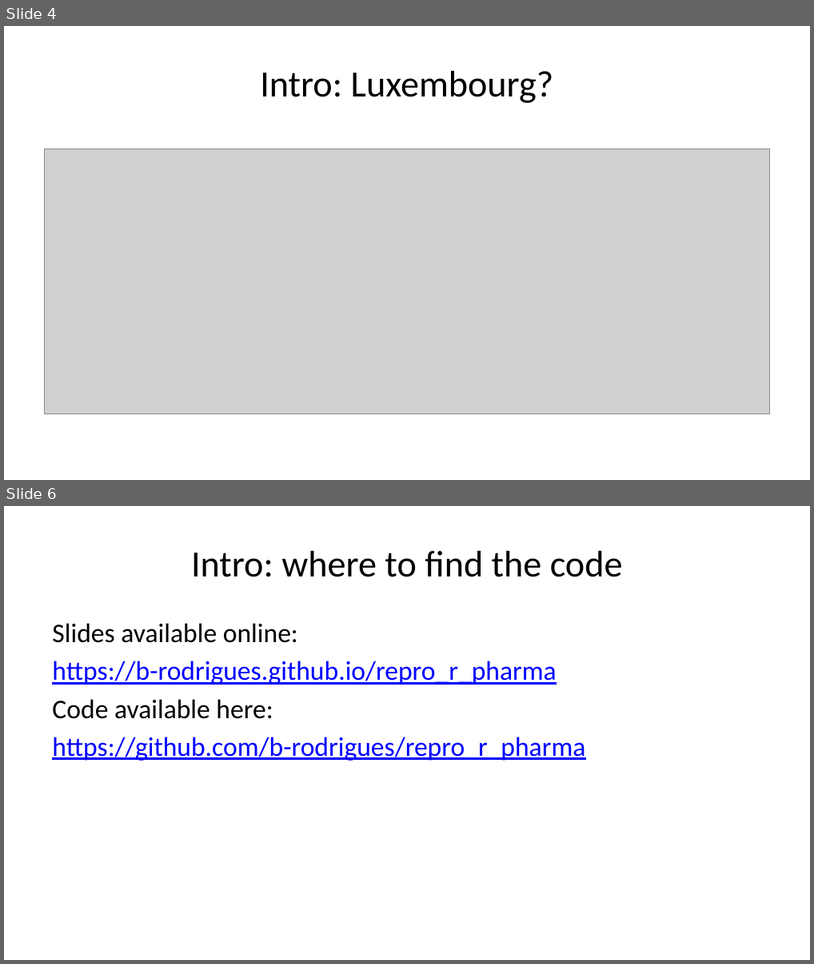
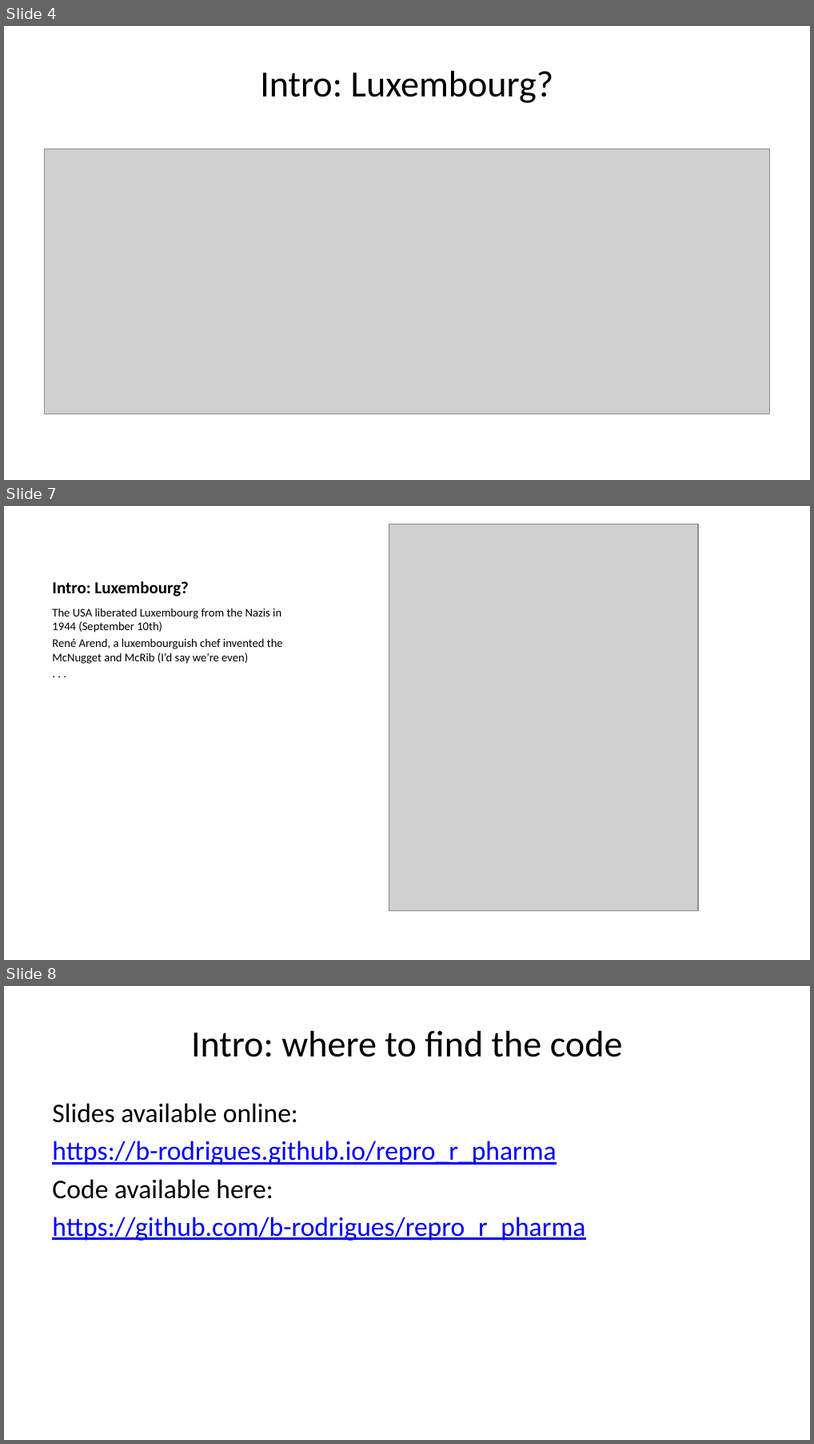
Before and after one commit to b-rodrigues/repro_r_pharma, a slide deck: docs/index.pptx. Shown one above the other, each under a label of ours: slides 4 and 6 before the commit, slides 4, 7 and 8 after it; the slides between them are not shown. The pictures are 814x964 and 814x1444 pixels, drawn with LibreOffice and Linux fonts; fonts in the diff are those of the drawing; grey boxes stand for pictures. Boxes give left, top, right and bottom in pixels: in the first picture for what was removed or moved away, otherwise in the second. Text is boxed around its words. In the diff, an @@ line names an element or a change of style, - is before the commit and + after.

```diff
--- a/docs/index.pptx
+++ b/docs/index.pptx
@@ slide 7 added at box(4, 506, 810, 960), background #FFFFFF @@
@@ picture added at box(390, 524, 698, 910) @@
@@ title added at box(52, 581, 189, 596), 15 pt, text #000000, bold @@
+Intro: Luxembourg?
@@ text added at box(52, 608, 283, 664), 10.5 pt, text #000000 @@
+The USA liberated Luxembourg from the Nazis in 1944 (September 10th)
+René Arend, a luxembourguish chef invented the McNugget and McRib (I’d say we’re even)
+. . .
@@ what was slide 6 is now slide 8 @@
```
Also in this commit, not shown: 1 slide changed, 1 other slide added, 14 other files.
